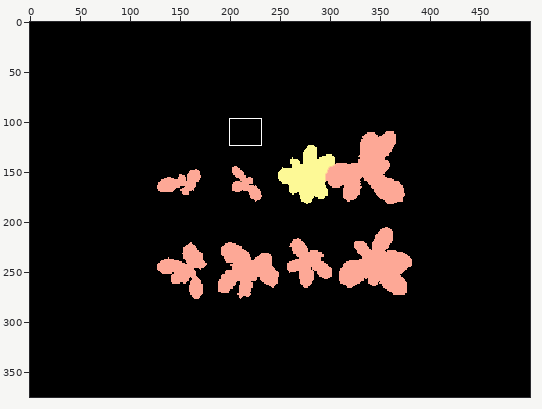
File history of a sprite sheet, test/Annotations/video1/00000.png. The first picture is a wide view before the edit; the outline marks the close-up.
Close-up. Earlier state:
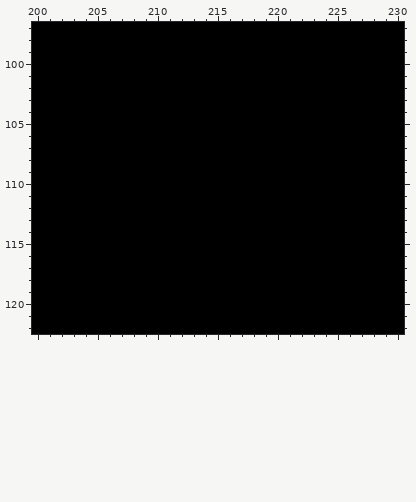
The file is 500x375 pixels. Colours within 5 levels of each other are drawn and written as one. Shown: x 200..230, y 97..122. The commit also changed other parts of the picture, which this record leaves out.
Once edited:
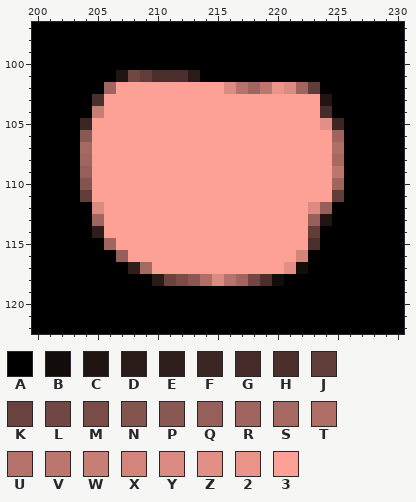
Palette (. is transparent): A #000000  B #120d0b  C #211513  D #2a1b19  E #301e1c  F #3c2623  G #452c29  H #4b2f2c  J #613d39  K #6a433e  L #704742  M #794c47  N #84544e  P #8a5852  Q #965f59  R #9f655e  S #a56961  T #af6f67  U #b5736b  V #bb766e  W #c77e75  X #d3857c  Y #dc8b82  Z #e28f85  2 #eb958a  3 #fda095
From old to new:
@@ x 200..230 @@
 100 AAAAAAAAAAAAAAAAAAAAAAAAAAAAAAA
-101 AAAAAAAAAAAAAAAAAAAAAAAAAAAAAAA
-102 AAAAAAAAAAAAAAAAAAAAAAAAAAAAAAA
-103 AAAAAAAAAAAAAAAAAAAAAAAAAAAAAAA
-104 AAAAAAAAAAAAAAAAAAAAAAAAAAAAAAA
-105 AAAAAAAAAAAAAAAAAAAAAAAAAAAAAAA
-106 AAAAAAAAAAAAAAAAAAAAAAAAAAAAAAA
-107 AAAAAAAAAAAAAAAAAAAAAAAAAAAAAAA
-108 AAAAAAAAAAAAAAAAAAAAAAAAAAAAAAA
-109 AAAAAAAAAAAAAAAAAAAAAAAAAAAAAAA
-110 AAAAAAAAAAAAAAAAAAAAAAAAAAAAAAA
-111 AAAAAAAAAAAAAAAAAAAAAAAAAAAAAAA
-112 AAAAAAAAAAAAAAAAAAAAAAAAAAAAAAA
-113 AAAAAAAAAAAAAAAAAAAAAAAAAAAAAAA
-114 AAAAAAAAAAAAAAAAAAAAAAAAAAAAAAA
-115 AAAAAAAAAAAAAAAAAAAAAAAAAAAAAAA
-116 AAAAAAAAAAAAAAAAAAAAAAAAAAAAAAA
-117 AAAAAAAAAAAAAAAAAAAAAAAAAAAAAAA
-118 AAAAAAAAAAAAAAAAAAAAAAAAAAAAAAA
+101 AAAAAAACLJHHHDAAAAAAAAAAAAAAAAA
+102 AAAAAAR333333333YURV2YRJAAAAAAA
+103 AAAAAH333333333333333333CAAAAAA
+104 AAAAAW333333333333333333GAAAAAA
+105 AAAAF3333333333333333333ZFAAAAA
+106 AAAAP33333333333333333333RAAAAA
+107 AAAAS33333333333333333333TAAAAA
+108 AAAAR33333333333333333333SAAAAA
+109 AAAAQ33333333333333333333VAAAAA
+110 AAAAN33333333333333333333RAAAAA
+111 AAAAJ33333333333333333333JAAAAA
+112 AAAAAY33333333333333333YQAAAAAA
+113 AAAAAR33333333333333333QCAAAAAA
+114 AAAAAE33333333333333333JAAAAAAA
+115 AAAAAAR3333333333333333HAAAAAAA
+116 AAAAAAAQ33333333333333XAAAAAAAA
+117 AAAAAAAAES33333333333ZBAAAAAAAA
+118 AAAAAAAAAADKMPTYURLHBAAAAAAAAAA
 119 AAAAAAAAAAAAAAAAAAAAAAAAAAAAAAA
Changed places in both close-ups, as pixel boxes (x1, y1, x2, y2):
changed: (80, 70, 344, 286)
